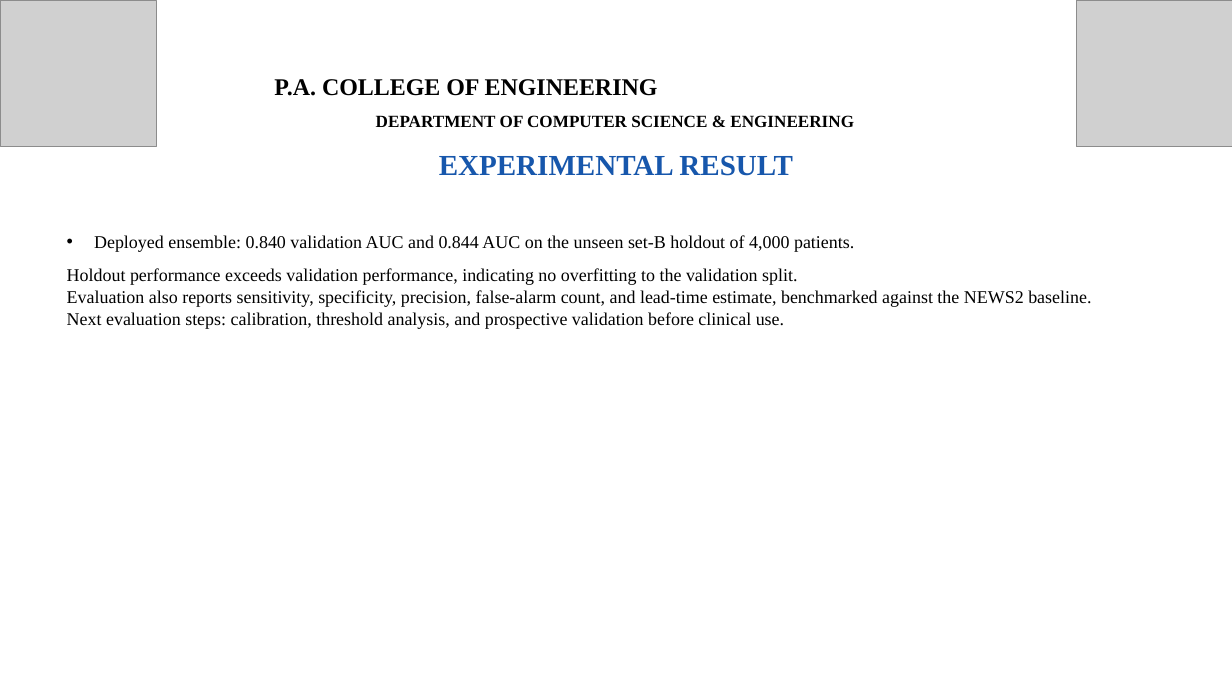
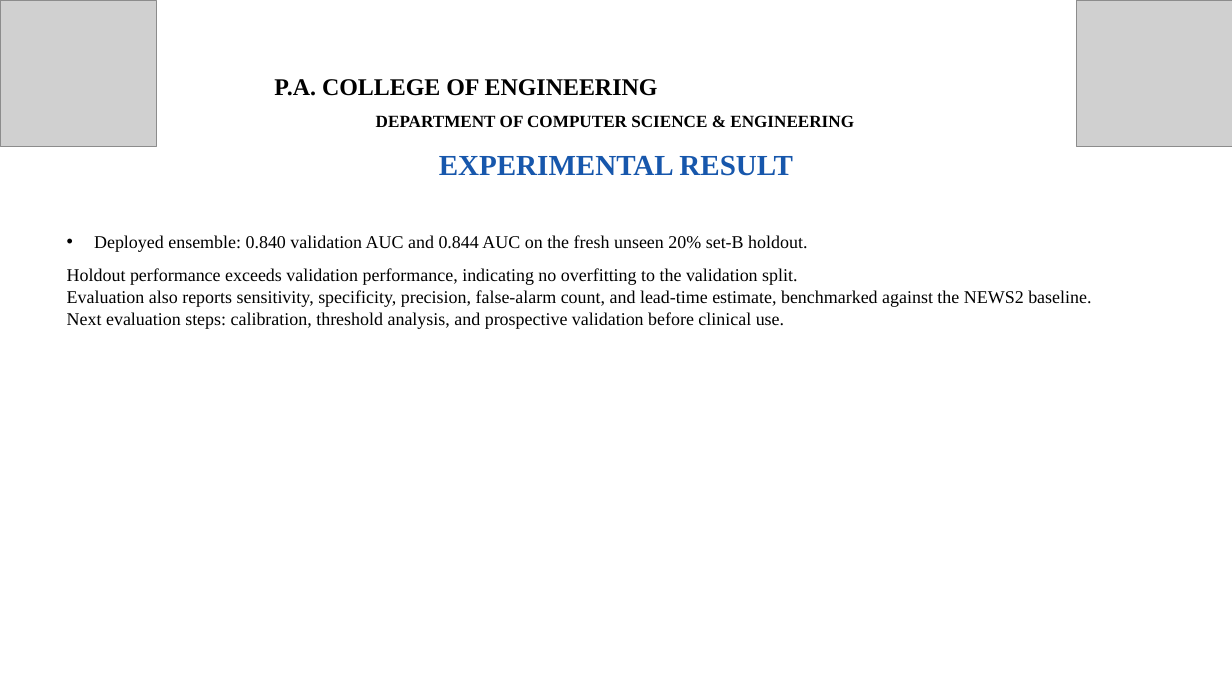
Before and after one commit to Dinaltium/SynCura, a slide deck: slide 9 of ppt/SynCura_Deck_V2.pptx. Drawn at 1232x693 pixels with LibreOffice and Linux fonts; fonts in the diff are those of the drawing; grey boxes stand for pictures. Boxes give left, top, right and bottom in pixels: in the first picture for what was removed or moved away, otherwise in the second. Text is boxed around its words. In the diff, an @@ line names an element or a change of style, - is before the commit and + after.

Commit message:
docs: sync all docs to deployed 3-model ensemble (val 0.840, fresh holdout 0.844); fix refs slide

```diff
--- a/ppt/SynCura_Deck_V2.pptx
+++ b/ppt/SynCura_Deck_V2.pptx
@@ text at <box>94,235,807,252</box>: text changed @@
-• Deployed ensemble: 0.840 validation AUC and 0.844 AUC on the unseen set-B holdout of 4,000 patients.
+• Deployed ensemble: 0.840 validation AUC and 0.844 AUC on the fresh unseen 20% set-B holdout.
```
Also in this commit, not shown: 2 other slides changed, 5 other files.
